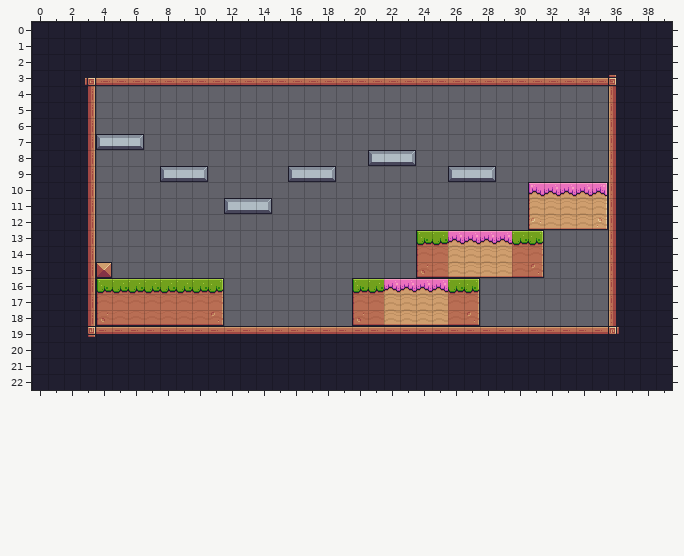
An edit to a level. Tiled map, assets/tiles/level_02.tmx. That is the earlier state.
Cells are 16x16 px. Shown: x 0..39, y 0..22.
And afterwards:
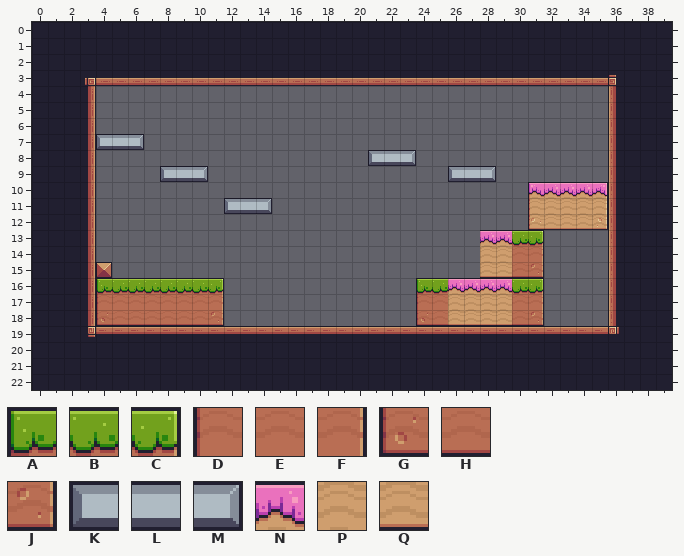
Key: from "Pixel Adventure": A 6, B 7, C 8, D 28, E 29, F 30, G 50, H 51, J 52, K 100, L 101, M 102, N 183, P 205, Q 227.
_ is an empty cell.
Difference:
Layer "background":
y 9: x 16..18 KLM -> ___
y 13: x 24..27 ABNN -> ____
y 14: x 24..27 DEPP -> ____
y 15: x 24..27 GHQQ -> ____
y 16: x 20..31 ABNNNNBC____ -> ____ABNNNNBC
y 17: x 20..31 DEPPPPEF____ -> ____DEPPPPEF
y 18: x 20..31 GHQQQQHJ____ -> ____GHQQQQHJ
Boxes around the changes in both pictures, in picture pixels (x1, y1, x2, y2):
removed: (288, 166, 336, 182)
changed: (352, 230, 544, 326)
